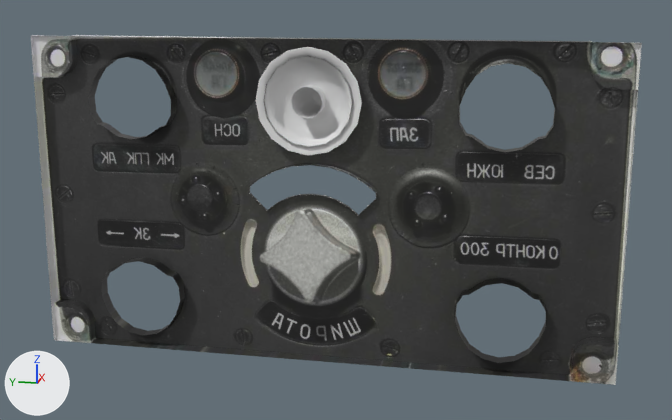
A saved change to the Blender file Panels/Instruments-3d/pu-27/pu-27.blend.
The view is the same before and after, from a 50 mm camera at (-0.2227, -0.0485, 0.0542) aimed at (0.0061, -0.0027, -0.003). Every picture has the same lights, and +X, +Y and +Z are marked at lower left.
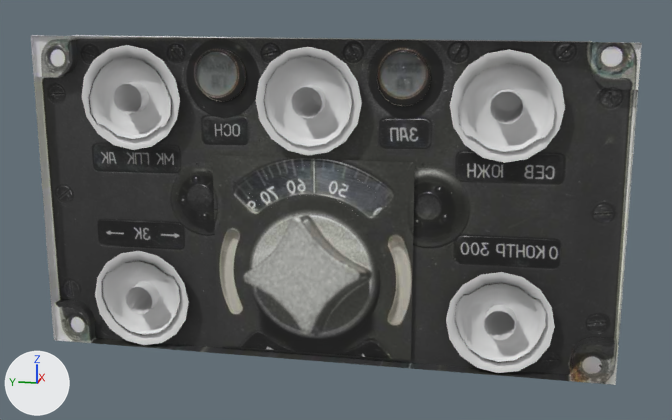
Pixel boxes (x1, y1, x2, y2) of what changed, in the pictures (672 x 420 px):
'Plane.011', added
    after: (212, 155, 415, 360)
'Plane.004', added
    after: (450, 49, 565, 163)
'Plane.005', added
    after: (446, 272, 555, 373)
'Plane.009', added
    after: (82, 45, 180, 150)
'Plane.008', added
    after: (95, 251, 189, 345)
'Plane.003', added
    after: (490, 89, 523, 124)
'Plane.006', added
    after: (484, 305, 516, 340)
'Plane.010', added
    after: (113, 82, 149, 114)
'Plane.007', added
    after: (125, 282, 159, 314)

The change, as a list of edits to the scene's bpy script:
```text
Add me_plane_011:
    me_plane_011.from_pydata(...)  # 4 vertices, 1 face; spans x -1.0..1.0, y -1.0..1.0, z 0.0
    me_plane_011.materials.append(mat_pu_27_jpg)  # picture img_pu_27_jpg
Add ob_plane_003:
    ob_plane_003 = bpy.data.objects.new('Plane.003', me_plane_002.copy())  # the mesh of ob_plane_002
    ob_plane_003.location = (-0.003, -0.0473, 0.0)
    ob_plane_003.rotation_euler = (0.0, 1.571, 0.0)  # degrees (0, 90, 0)
    ob_plane_003.scale = (0.0409, 0.0874, 0.0874)
Add ob_plane_004:
    ob_plane_004 = bpy.data.objects.new('Plane.004', me_plane_001.copy())  # the mesh of ob_plane_001
    ob_plane_004.location = (-0.003, -0.0473, 0.0)
    ob_plane_004.rotation_euler = (0.0, 1.571, 0.0)  # degrees (0, 90, 0)
    ob_plane_004.scale = (0.0409, 0.0874, 0.0874)
Add ob_plane_005:
    ob_plane_005 = bpy.data.objects.new('Plane.005', me_plane_001.copy())  # the mesh of ob_plane_001
    ob_plane_005.location = (-0.003, -0.0479, -0.0533)
    ob_plane_005.rotation_euler = (0.0, 1.571, 0.0)  # degrees (0, 90, 0)
    ob_plane_005.scale = (0.0409, 0.0874, 0.0874)
Add ob_plane_006:
    ob_plane_006 = bpy.data.objects.new('Plane.006', me_plane_002.copy())  # the mesh of ob_plane_002
    ob_plane_006.location = (-0.003, -0.0479, -0.0533)
    ob_plane_006.rotation_euler = (0.0, 1.571, 0.0)  # degrees (0, 90, 0)
    ob_plane_006.scale = (0.0409, 0.0874, 0.0874)
Add ob_plane_007:
    ob_plane_007 = bpy.data.objects.new('Plane.007', me_plane_002.copy())  # the mesh of ob_plane_002
    ob_plane_007.location = (-0.003, 0.0457, -0.0533)
    ob_plane_007.rotation_euler = (0.0, 1.571, 0.0)  # degrees (0, 90, 0)
    ob_plane_007.scale = (0.0409, 0.0874, 0.0874)
Add ob_plane_008:
    ob_plane_008 = bpy.data.objects.new('Plane.008', me_plane_001.copy())  # the mesh of ob_plane_001
    ob_plane_008.location = (-0.003, 0.0457, -0.0533)
    ob_plane_008.rotation_euler = (0.0, 1.571, 0.0)  # degrees (0, 90, 0)
    ob_plane_008.scale = (0.0409, 0.0874, 0.0874)
Add ob_plane_009:
    ob_plane_009 = bpy.data.objects.new('Plane.009', me_plane_001.copy())  # the mesh of ob_plane_001
    ob_plane_009.location = (-0.003, 0.0458, -0.0002)
    ob_plane_009.rotation_euler = (0.0, 1.571, 0.0)  # degrees (0, 90, 0)
    ob_plane_009.scale = (0.0409, 0.0874, 0.0874)
Add ob_plane_010:
    ob_plane_010 = bpy.data.objects.new('Plane.010', me_plane_002.copy())  # the mesh of ob_plane_002
    ob_plane_010.location = (-0.003, 0.0458, -0.0002)
    ob_plane_010.rotation_euler = (0.0, 1.571, 0.0)  # degrees (0, 90, 0)
    ob_plane_010.scale = (0.0409, 0.0874, 0.0874)
Add ob_plane_011:
    ob_plane_011 = bpy.data.objects.new('Plane.011', me_plane_011)
    ob_plane_011.location = (-0.0009, 0.0021, -0.0141)
    ob_plane_011.rotation_euler = (0.0, 1.571, 0.0)  # degrees (0, 90, 0)
    ob_plane_011.scale = (0.0257, 0.0257, 0.0257)
```
